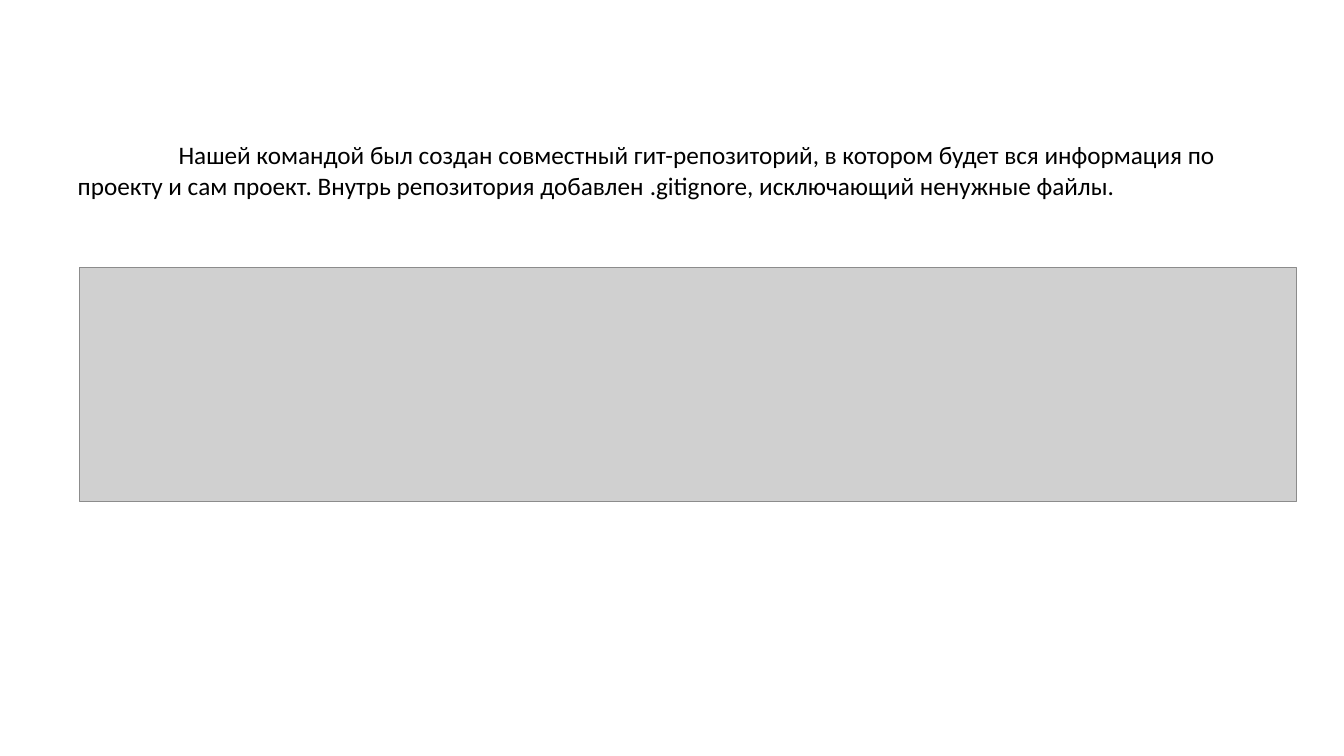
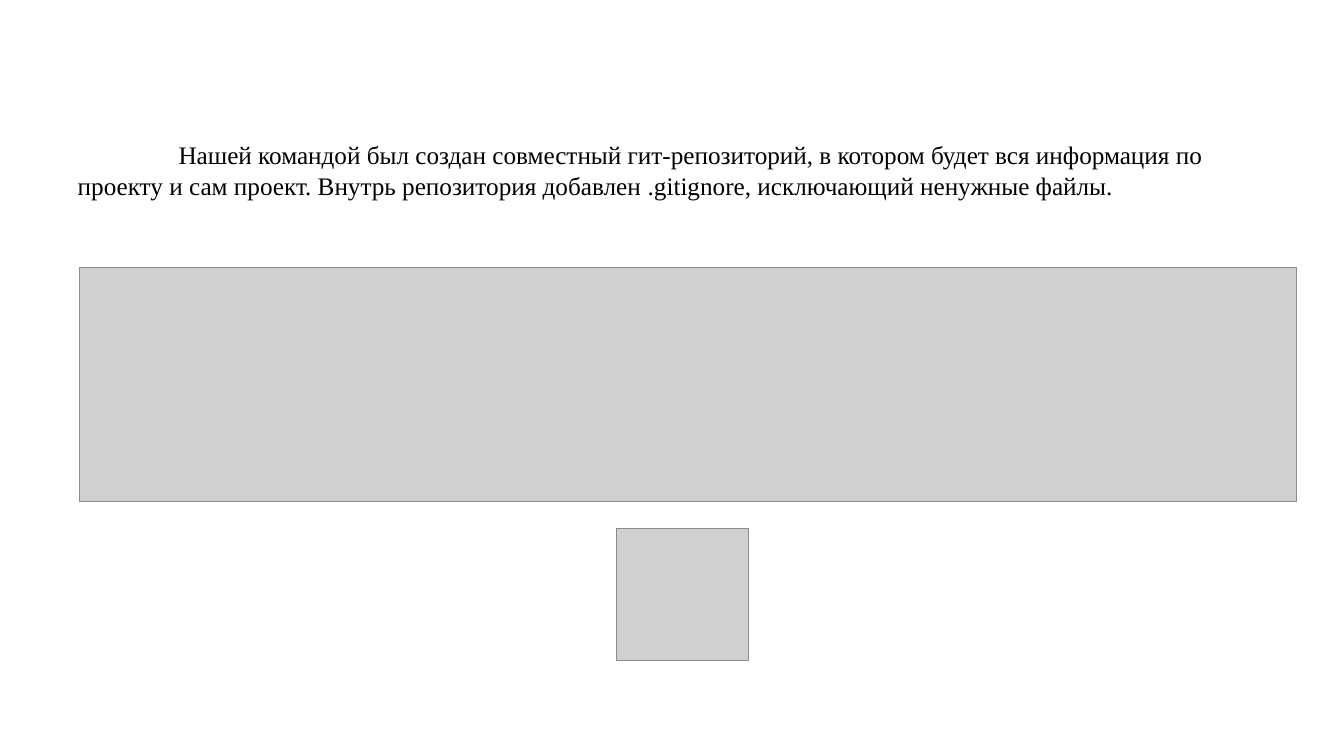
Before and after one commit to PeVANoD/VoroninFominTCP, a slide deck: slide 4 of 6304_ВоронинФомин_ТСР_ЛР_0_през.pptx. Drawn at 1344x756 pixels with LibreOffice and Linux fonts; fonts in the diff are those of the drawing; grey boxes stand for pictures; background and template pictures are left out. Boxes give left, top, right and bottom in pixels: in the first picture for what was removed or moved away, otherwise in the second. Text is boxed around its words. In the diff, an @@ line names an element or a change of style, - is before the commit and + after.

```diff
--- a/6304_ВоронинФомин_ТСР_ЛР_0_през.pptx
+++ b/6304_ВоронинФомин_ТСР_ЛР_0_през.pptx
@@ text "Нашей командой был создан совместный ..." at bbox=[78, 146, 1202, 201]: font Calibri to Times New Roman @@
@@ picture added at bbox=[616, 528, 748, 660] @@
```
Also in this commit, not shown: 4 other slides changed.
